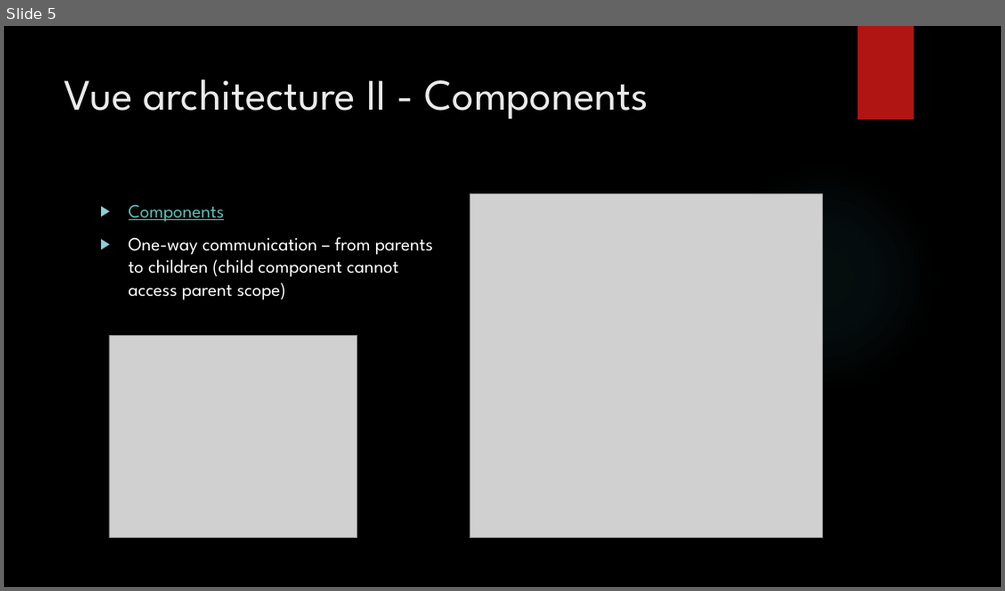
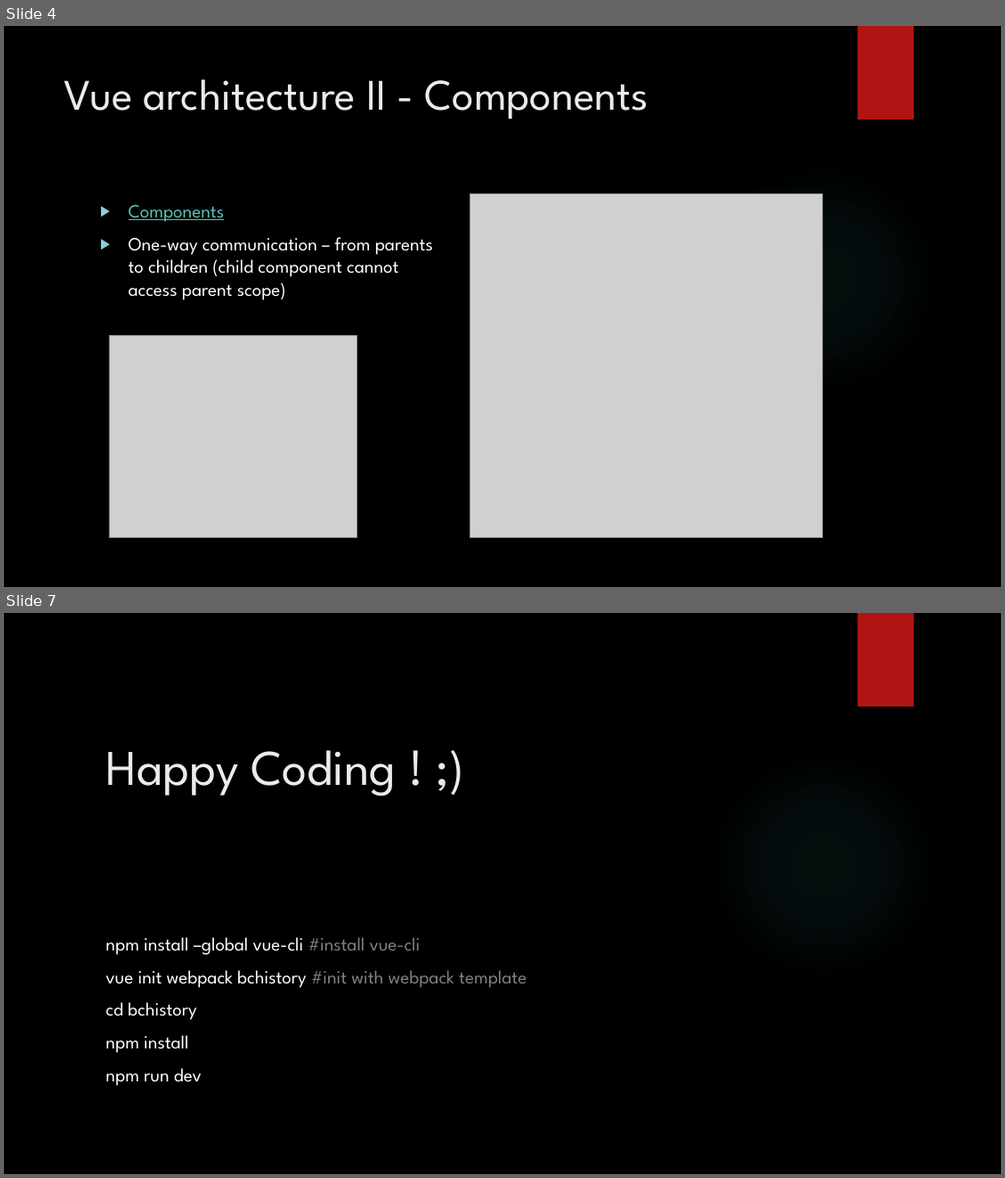
Before and after one commit to lukasmakac/bchistory, a slide deck: VUE.pptx. Shown one above the other, each under a label of ours: slide 5 before the commit, slides 4 and 7 after it; the slides between them are not shown. The pictures are 1005x591 and 1005x1178 pixels, drawn with LibreOffice and Linux fonts; fonts in the diff are those of the drawing; grey boxes stand for pictures; background and template pictures are left out. Boxes give left, top, right and bottom in pixels: in the first picture for what was removed or moved away, otherwise in the second. Text is boxed around its words. In the diff, an @@ line names an element or a change of style, - is before the commit and + after.

```diff
--- a/VUE.pptx
+++ b/VUE.pptx
@@ slide 7 added at <box>4,613,1001,1174</box>, background picture (left out); not listed: 2 template elements that a slide beside it also shows @@
@@ title added at <box>105,750,396,796</box>, 48 pt, text #EBEBEB @@
+Happy Coding ! ;)
@@ text added at <box>105,937,526,1086</box>, 18 pt, text #FFFFFF @@
+npm install –global vue-cli #install vue-cli
+vue init webpack bchistory #init with webpack template
+cd bchistory
+npm install
+npm run dev
@@ what was slide 5 is now slide 4 @@
```
Also in this commit, not shown: 4 slides changed.
